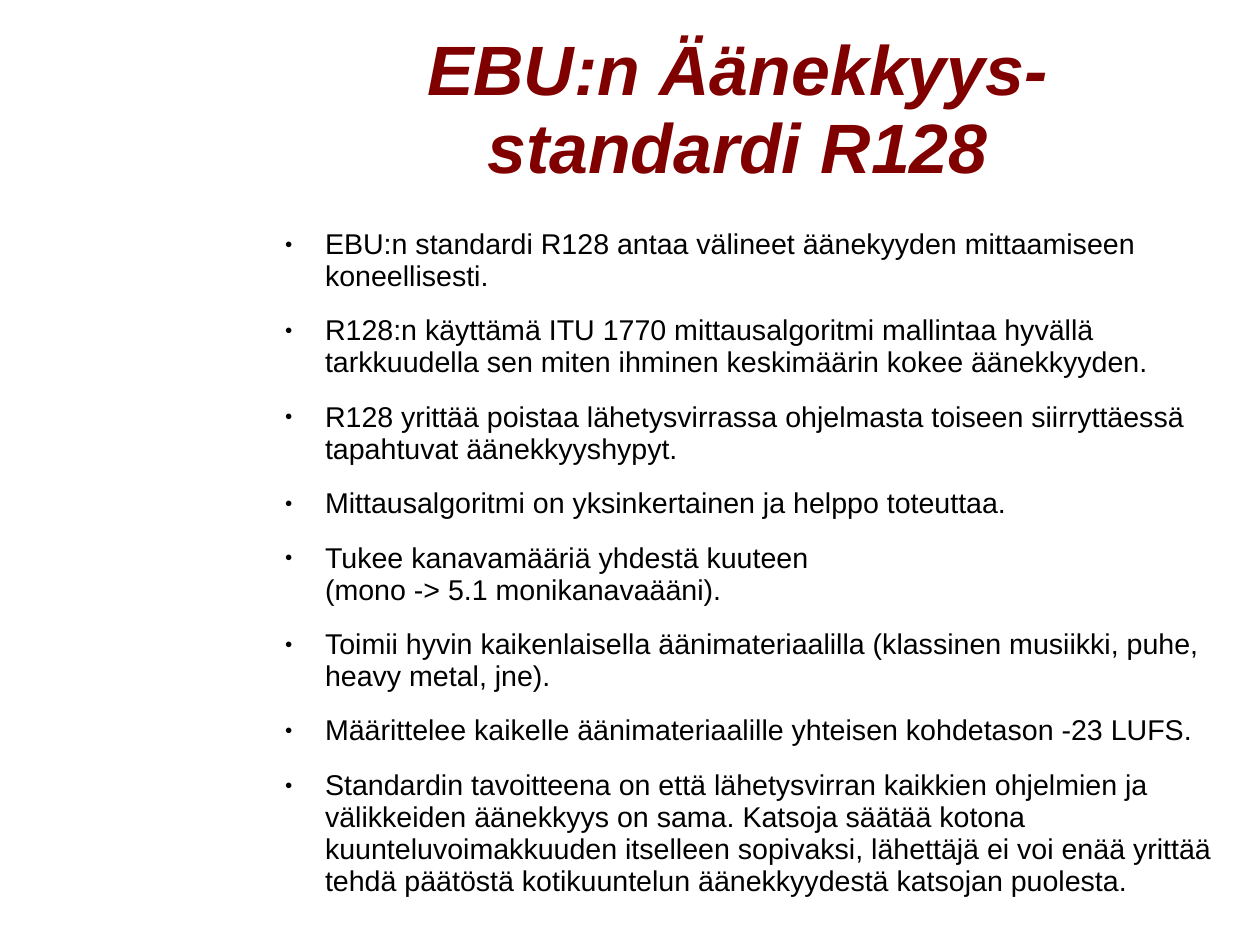
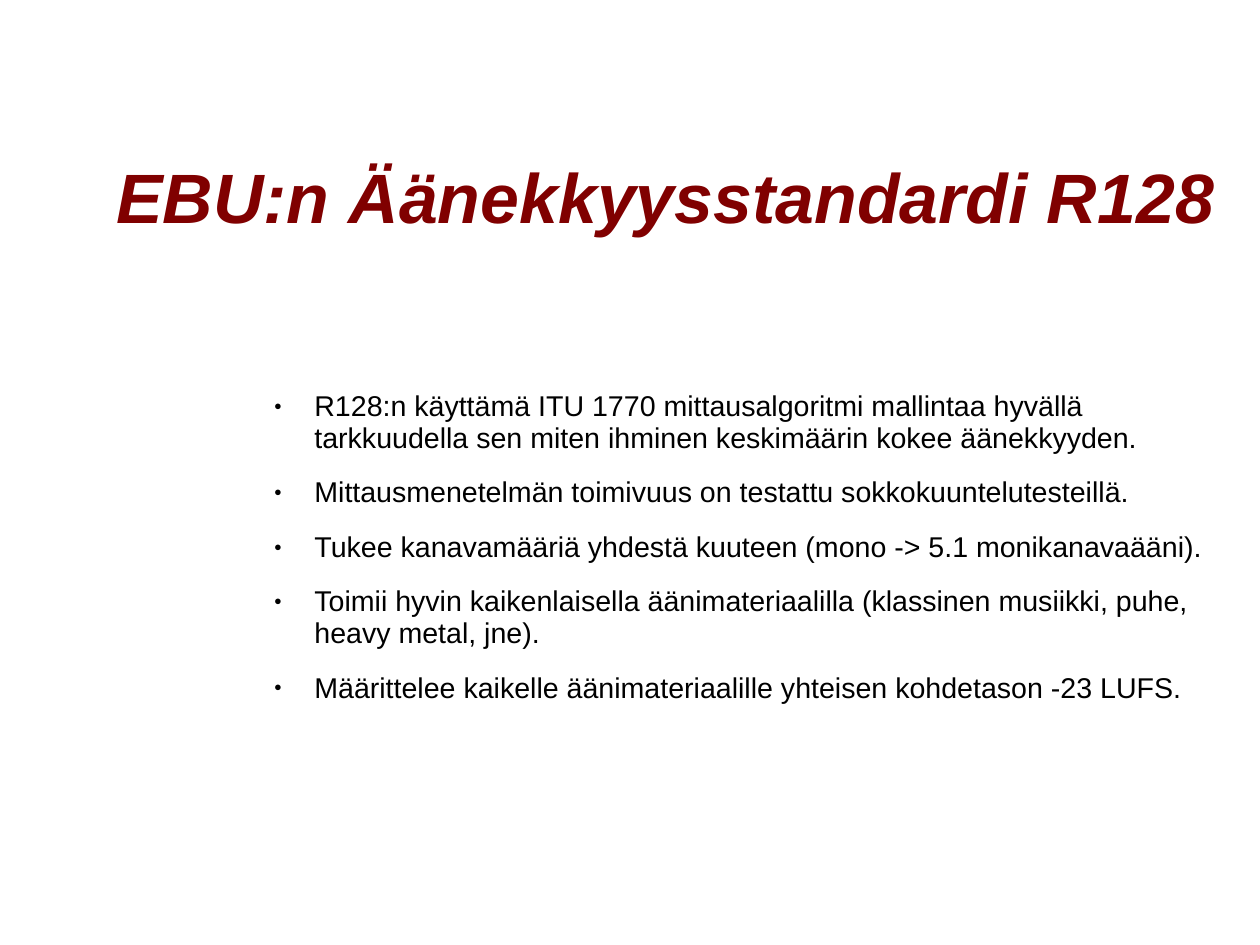
Before and after one commit to mhartzel/Introduction_To_Loudness_Correction, a slide deck: slide 6 of odp/Aanekkyyden Hallinta.odp (slide 7 before the commit). Drawn at 1260x945 pixels with LibreOffice and Linux fonts; fonts in the diff are those of the drawing; background and template pictures are left out. Boxes give left, top, right and bottom in pixels: in the first picture for what was removed or moved away, otherwise in the second. Text is boxed around its words. In the diff, an @@ line names an element or a change of style, - is before the commit and + after.

```diff
--- a/odp/Aanekkyyden Hallinta.odp
+++ b/odp/Aanekkyyden Hallinta.odp
@@ title at bbox=[116, 167, 1214, 236]: text changed @@
-EBU:n Äänekkyys-standardi R128
+EBU:n Äänekkyysstandardi R128
@@ text at bbox=[325, 233, 1135, 287]: paragraph removed @@
-● EBU:n standardi R128 antaa välineet äänekyyden mittaamiseen koneellisesti.
@@ text "R128:n käyttämä ITU 1770 mittausalgoritmi ...": place and size @@
-text "R128:n käyttämä ITU 1770 mittausalgoritmi ..." at bbox=[325, 233, 1211, 896]
+text "R128:n käyttämä ITU 1770 mittausalgoritmi ..." at bbox=[314, 395, 1201, 703]
@@ text at bbox=[314, 481, 1128, 503]: text changed @@
-● R128 yrittää poistaa lähetysvirrassa ohjelmasta toiseen siirryttäessä tapahtuvat äänekkyyshypyt.
-● Mittausalgoritmi on yksinkertainen ja helppo toteuttaa.
+● Mittausmenetelmän toimivuus on testattu sokkokuuntelutesteillä.
@@ text at bbox=[325, 774, 1211, 896]: paragraph removed @@
-● Standardin tavoitteena on että lähetysvirran kaikkien ohjelmien ja välikkeiden äänekkyys on sama. Katsoja säätää kotona kuunteluvoimakkuuden itselleen sopivaksi, lähettäjä ei voi enää yrittää tehdä päätöstä kotikuuntelun äänekkyydestä katsojan puolesta.
```
Also in this commit, not shown: 9 other slides changed, 20 slides added, 6 slides removed, 1 other file.
